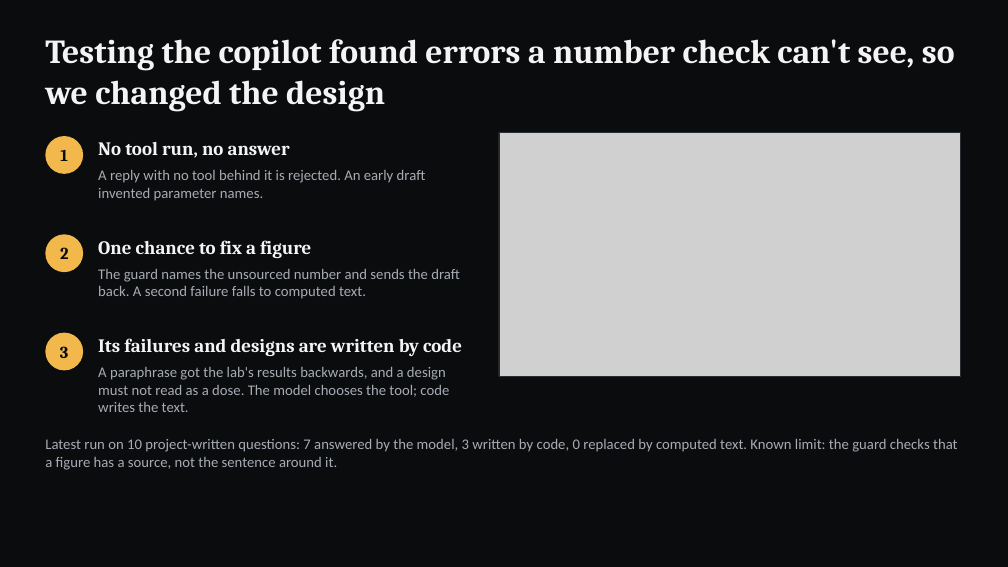
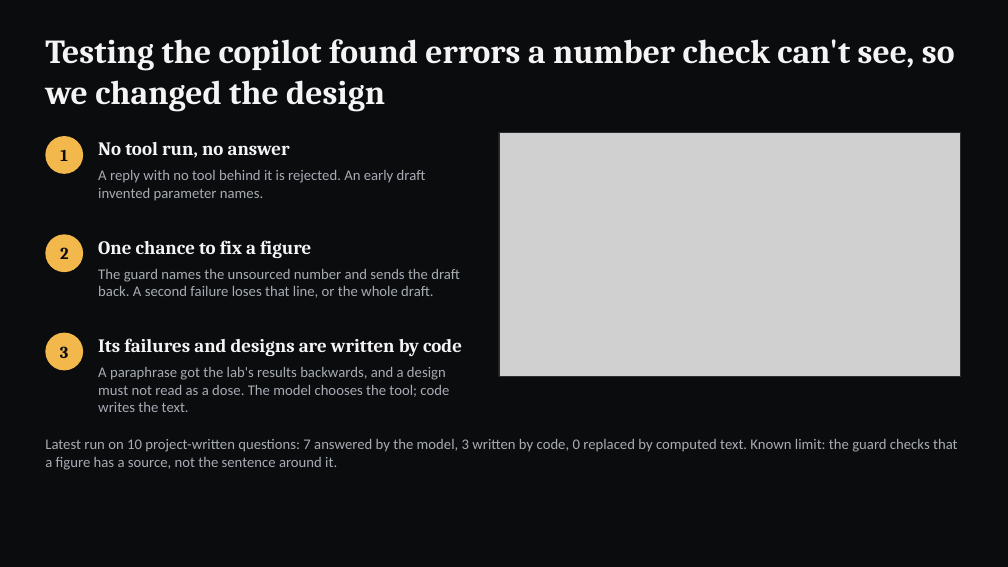
Before and after one commit to shreynachaegari-glitch/medbase-virtual-trials-lab, a slide deck: slide 7 of docs/submission/MedBase_Virtual_Trials_Lab.pptx (slide 5 before the commit). Drawn at 1008x567 pixels with LibreOffice and Linux fonts; fonts in the diff are those of the drawing; grey boxes stand for pictures. Boxes give left, top, right and bottom in pixels: in the first picture for what was removed or moved away, otherwise in the second. Text is boxed around its words. In the diff, an @@ line names an element or a change of style, - is before the commit and + after.

```diff
--- a/docs/submission/MedBase_Virtual_Trials_Lab.pptx
+++ b/docs/submission/MedBase_Virtual_Trials_Lab.pptx
@@ text at box(98, 269, 460, 298): text changed @@
-The guard names the unsourced number and sends the draft back. A second failure falls to computed text.
+The guard names the unsourced number and sends the draft back. A second failure loses that line, or the whole draft.
```
Also in this commit, not shown: 2 other slides changed, 3 slides added, 4 other files.
